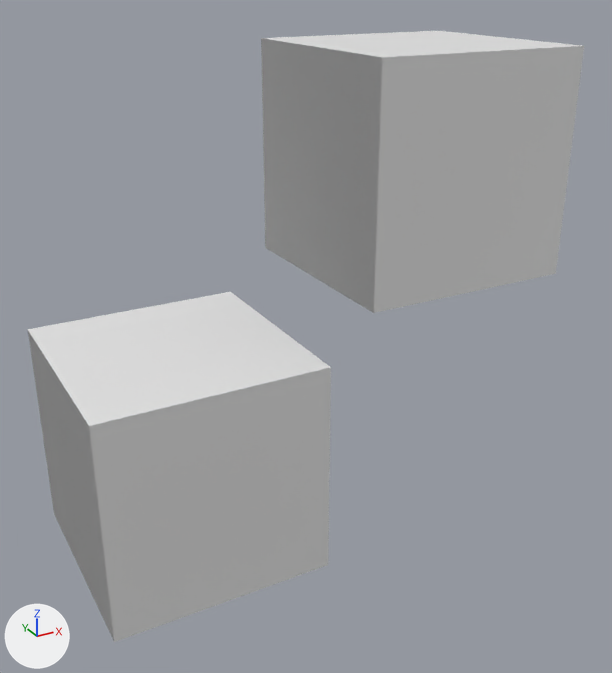
Before and after pictures for a commit that changed the glTF model Output/Node_Material/Node_Material_02.gltf.
Camera for both pictures: a camera (50 mm lens) standing at (-2.3, -3.2, 0.81) and looking at (-0.59, -0.08, -0.75). Every picture has the same lights, and +X, +Y and +Z are marked at lower left. Vertices at the same position are counted once.

The scene before the commit, as lines of its bpy script (objects in view):
```python
me_mesh_0 = bpy.data.meshes.new('Mesh_0')
me_mesh_0.from_pydata(...)  # a box spanning x -0.5..0.5, y -0.5..0.5, z -0.5..0.5
me_mesh_1 = bpy.data.meshes.new('Mesh_1')
me_mesh_1.from_pydata(...)  # a box spanning x -1.7..-0.7, y -0.5..0.5, z -1.7..-0.7
ob_node_0 = bpy.data.objects.new('Node_0', me_mesh_0)
ob_node_0.location = (0.0, 0.0, 0.0)
ob_node_1 = bpy.data.objects.new('Node_1', me_mesh_1)
ob_node_1.location = (0.0, 0.0, 0.0)
```
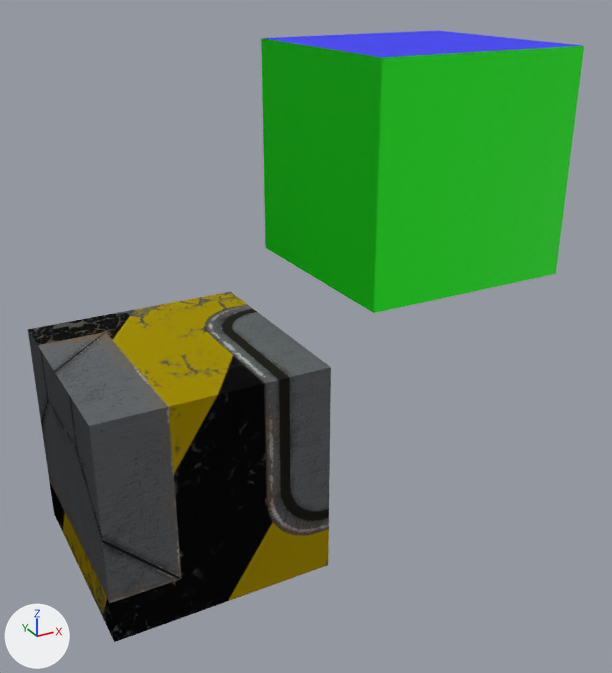
Pixel boxes [x1, y1, x2, y2] of what changed, in the pictures (612 x 673 px):
'Node_1', recoloured (grey to black)
    both: [28, 292, 331, 642]
'Node_0', recoloured (grey to green)
    both: [261, 31, 584, 313]

Diff of the bpy script that builds the scene:
```diff
--- a/Output/Node_Material/Node_Material_02.gltf.py
+++ b/Output/Node_Material/Node_Material_02.gltf.py
@@ img_texture_basecolor_png @@
+img_texture_basecolor_png = load_image('Texture_baseColor.png', 'Textures/Texture_baseColor.png', 1024, 1024, 'sRGB')
@@ mat_material_0 @@
+mat_material_0 = principled_material('Material_0')
+mat_material_0.texture = img_texture_basecolor_png
+mat_material_0.metallic = 1.0
+mat_material_0.roughness = 1.0
@@ mat_defaultmaterial @@
+mat_defaultmaterial = bpy.data.materials.new('DefaultMaterial')
+mat_defaultmaterial.use_nodes = True; mat_defaultmaterial.node_tree.nodes.clear()
+_N = mat_defaultmaterial.node_tree.nodes; _L = mat_defaultmaterial.node_tree.links
+n0 = _N.new('ShaderNodeOutputMaterial'); n0.name = 'Material Output'
+n1 = _N.new('ShaderNodeBsdfPrincipled'); n1.name = 'Principled BSDF'
+n2 = _N.new('ShaderNodeVertexColor'); n2.name = 'Color Attribute'
+_L.new(n1.outputs[0], n0.inputs[0])  # 'BSDF' to 'Surface'
+_L.new(n2.outputs[0], n1.inputs[0])  # 'Color' to 'Base Color'
@@ me_mesh_0 @@
 me_mesh_0.from_pydata(...)  # 8 vertices, 12 faces; spans x -0.5..0.5, y -0.5..0.5, z -0.5..0.5
 # used by ob_node_0; location = (0.0, 0.0, 0.0)
+# me_mesh_0 part 1: vertex colours changed
+me_mesh_0.materials.append(mat_defaultmaterial)
@@ me_mesh_1 @@
 me_mesh_1.from_pydata(...)  # 8 vertices, 12 faces; spans x -1.7..-0.7, y -0.5..0.5, z -1.7..-0.7
+me_mesh_1.materials.append(mat_material_0)  # picture img_texture_basecolor_png
```
